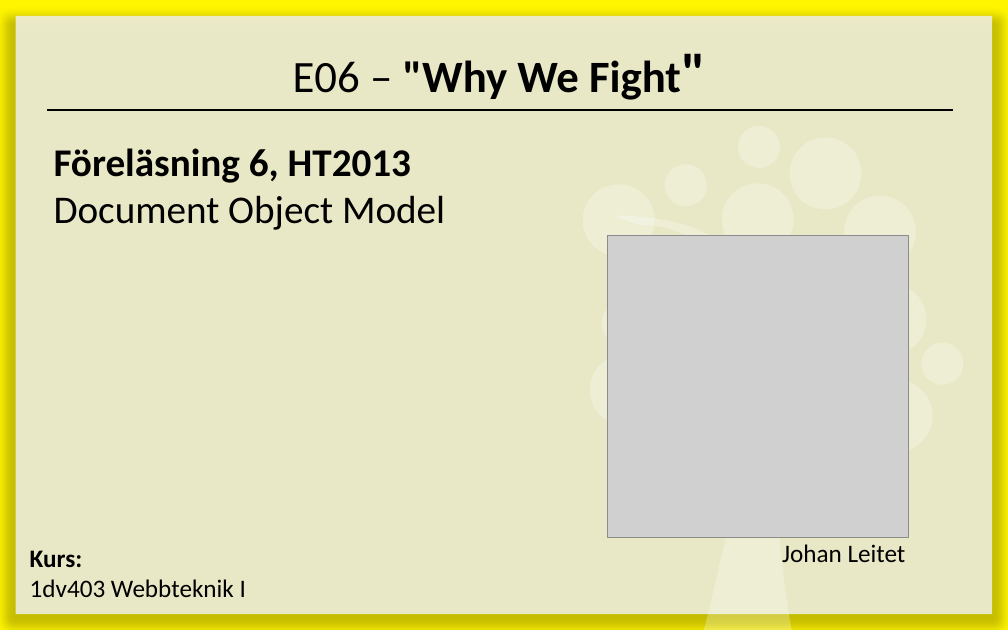
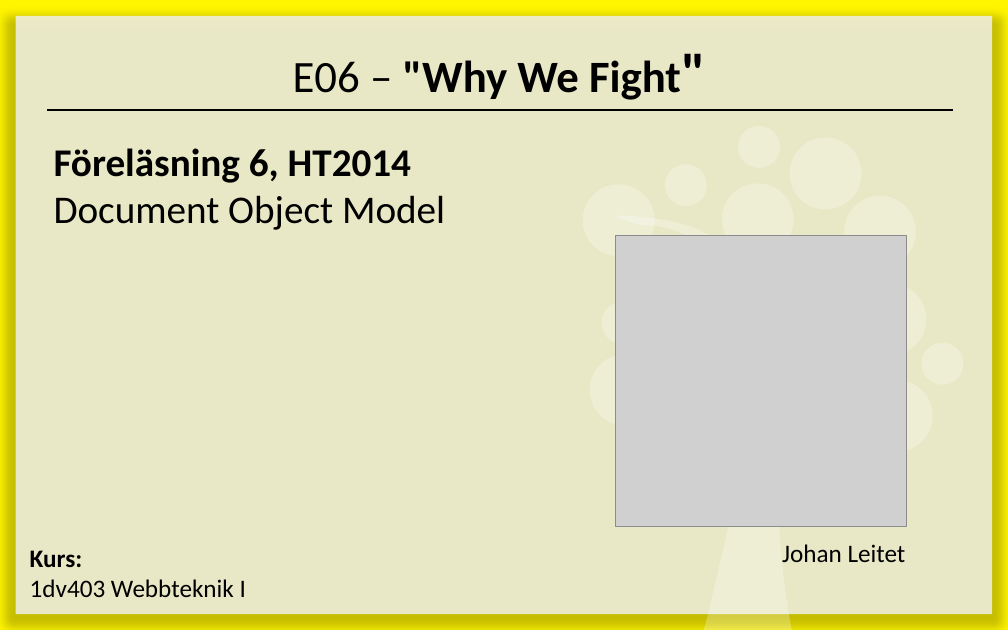
Before and after one commit to Leitet/Kursmaterial-JavaScript, a slide deck: slide 1 of lectures/E06-Why-We-Fight/E06 - Why We Fight.pptx. Drawn at 1008x630 pixels with LibreOffice and Linux fonts; fonts in the diff are those of the drawing; grey boxes stand for pictures. Boxes give left, top, right and bottom in pixels: in the first picture for what was removed or moved away, otherwise in the second. Text is boxed around its words. In the diff, an @@ line names an element or a change of style, - is before the commit and + after.

Commit message:
Uppdaterar inför HT14

```diff
--- a/lectures/E06-Why-We-Fight/E06 - Why We Fight.pptx
+++ b/lectures/E06-Why-We-Fight/E06 - Why We Fight.pptx
@@ text at <box>54,148,411,183</box>: text changed @@
-Föreläsning 6, HT2013
+Föreläsning 6, HT2014
@@ picture: place and size @@
-picture at <box>607,236,908,537</box>
+picture at <box>615,236,906,527</box>
```
